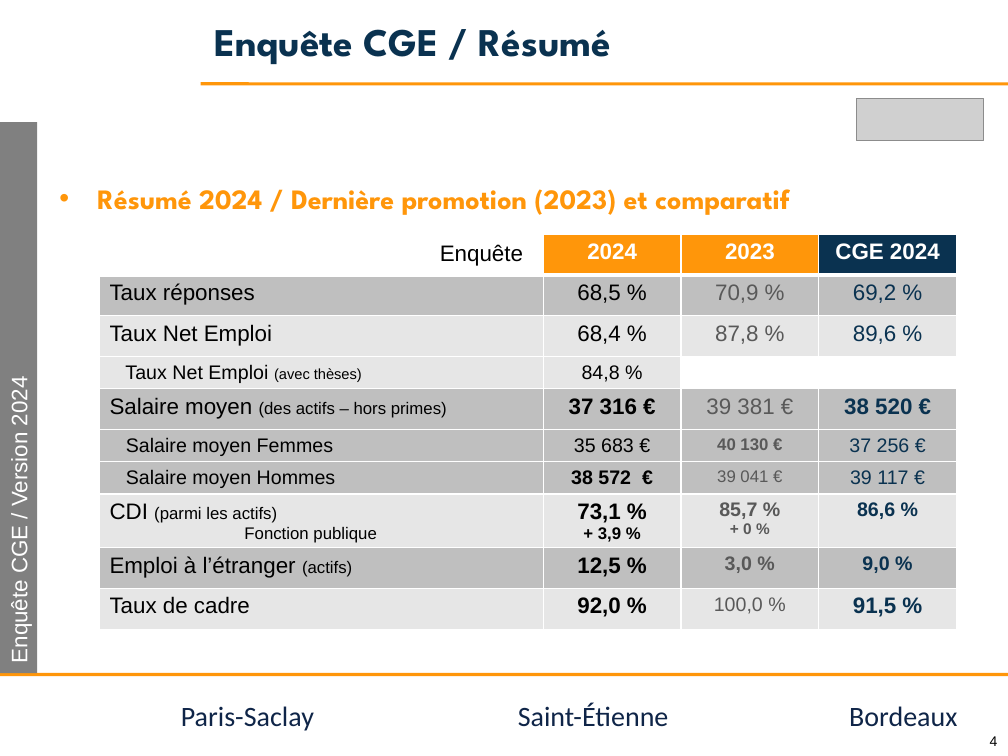
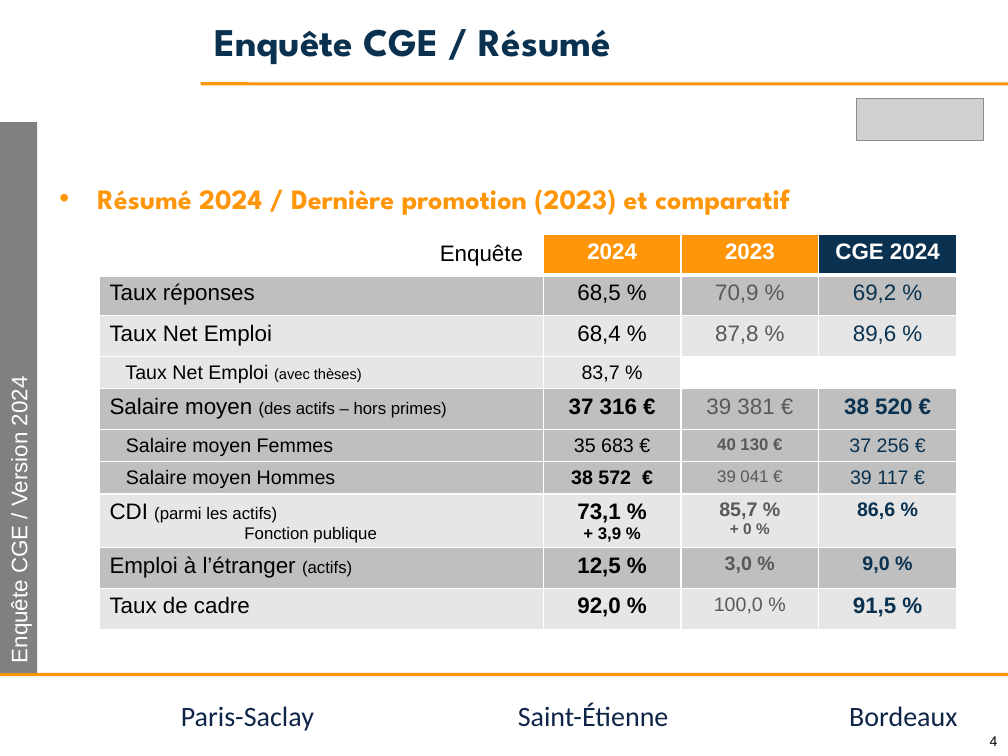
Before and after one commit to jvillemejane/jvillemejane, a slide deck: slide 4 of Presentations/2024_COPERF_CGE.pptx. Drawn at 1008x756 pixels with LibreOffice and Linux fonts; fonts in the diff are those of the drawing; grey boxes stand for pictures; background and template pictures are left out. Boxes give left, top, right and bottom in pixels: in the first picture for what was removed or moved away, otherwise in the second. Text is boxed around its words. In the diff, an @@ line names an element or a change of style, - is before the commit and + after.

```diff
--- a/Presentations/2024_COPERF_CGE.pptx
+++ b/Presentations/2024_COPERF_CGE.pptx
@@ table at bbox=[100, 234, 958, 640] @@
-row 4, column 2: 84,8 %
+row 4, column 2: 83,7 %
```
Also in this commit, not shown: 8 other slides changed, 4 slides added, 1 other file.
